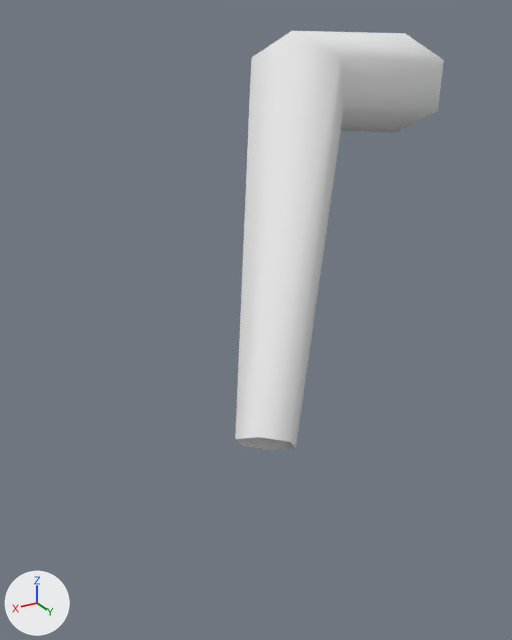
A saved change to the FBX model unity/Assets/Art/Models/Tokage_Leg1.fbx.
The view is the same before and after, from a 50 mm lens placed at (0.541, 0.602, 0.067), pointed at (0.289, 0.183, -0.142). The axes (+X, +Y, +Z) are drawn at lower left. The lights are the same throughout. The picture after the commit comes second. Where no turn or scale is listed for an object, it has been applied to the vertices.

The first picture shows 'Tokage_Leg1'.
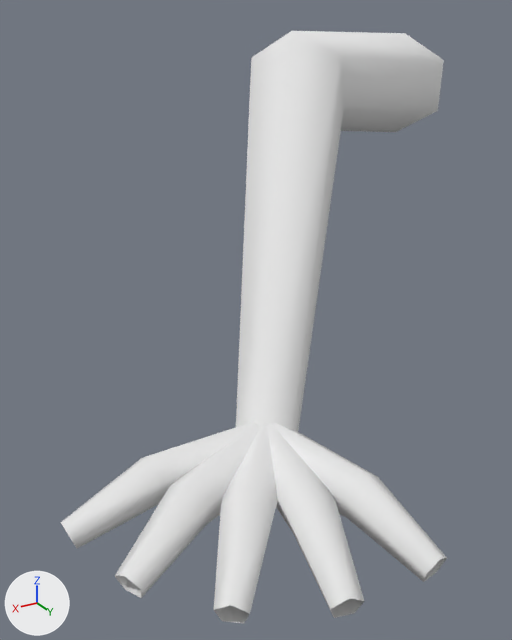
What the commit changed:
me_tokage_leg1 is used by ob_tokage_leg1; location (0.0, 0.0, 0.0).
me_tokage_leg1 had 18 vertices, 12 faces and spanned x -0.024..0.358, y -0.038..0.297, z -0.194..0.057.
me_tokage_leg1 now has 93 vertices, 62 faces and spans x -0.024..0.473, y -0.038..0.411, z -0.197..0.057.
me_tokage_leg1 part 1: a new loose piece of 15 vertices spanning x 0.338..0.473, y 0.262..0.299, z -0.197..-0.159, in mat_vertexcolor (white #e7e7e7).
me_tokage_leg1 part 2: a new loose piece of 15 vertices spanning x 0.331..0.46, y 0.264..0.348, z -0.197..-0.159, in mat_vertexcolor (white #e7e7e7).
me_tokage_leg1 part 3: a new loose piece of 15 vertices spanning x 0.326..0.428, y 0.268..0.388, z -0.197..-0.159, in mat_vertexcolor (white #e7e7e7).
me_tokage_leg1 part 4: a new loose piece of 15 vertices spanning x 0.322..0.381, y 0.275..0.409, z -0.197..-0.159, in mat_vertexcolor (white #e7e7e7).
me_tokage_leg1 part 5: a new loose piece of 15 vertices spanning x 0.31..0.358, y 0.277..0.411, z -0.197..-0.159, in mat_vertexcolor (white #e7e7e7).

Location of each change, [x1, y1, x2, y2] in pixels of the pictures (512 x 640 px):
'Tokage_Leg1', reshaped (84% wider, 41% taller)
    before: [235, 31, 444, 450]
    after: [61, 31, 447, 623]
part 1 of me_tokage_leg1, added
    after: [61, 422, 255, 548]
part 2 of me_tokage_leg1, added
    after: [115, 424, 260, 598]
part 3 of me_tokage_leg1, added
    after: [214, 424, 278, 623]
part 4 of me_tokage_leg1, added
    after: [267, 423, 364, 618]
part 5 of me_tokage_leg1, added
    after: [273, 422, 447, 582]
